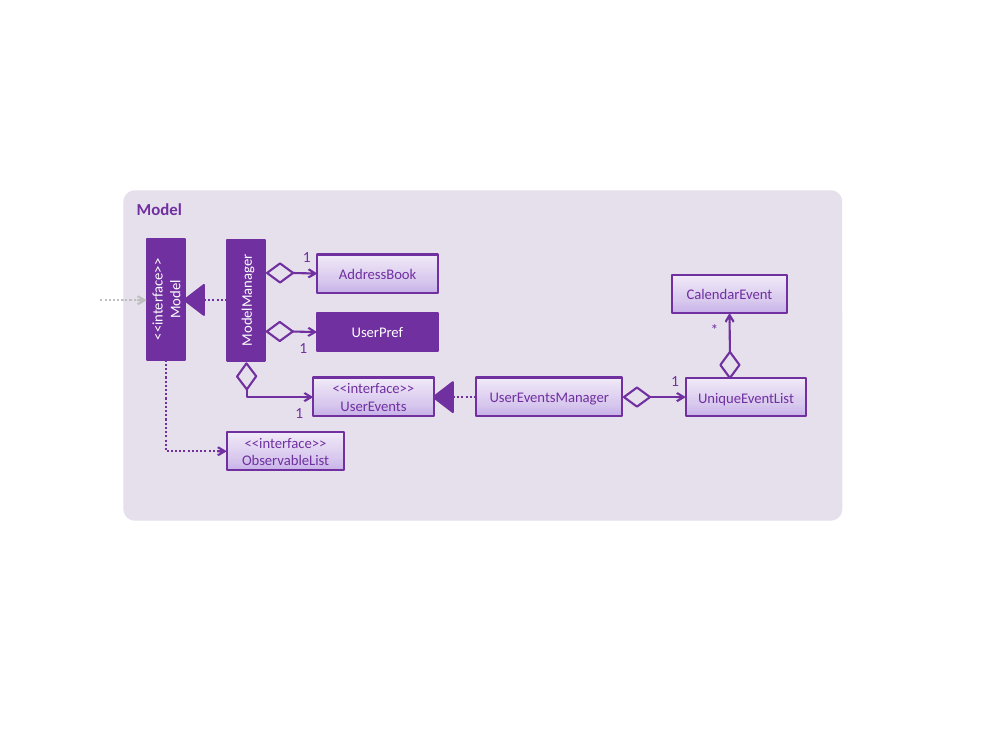
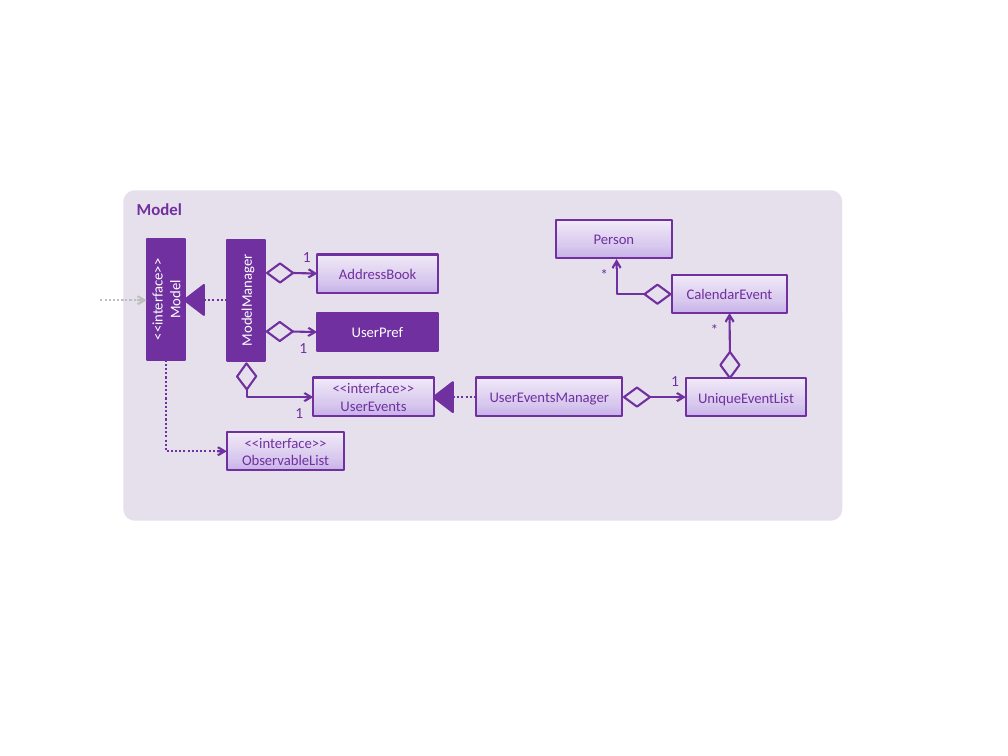
Before and after one commit to CS2103JAN2018-W13-B1/addressbook-level4, a slide deck: slide 1 of docs/diagrams/CalendarClassDiagram.pptx. Drawn at 1008x756 pixels with LibreOffice and Linux fonts; fonts in the diff are those of the drawing. Boxes give left, top, right and bottom in pixels: in the first picture for what was removed or moved away, otherwise in the second. Text is boxed around its words. In the diff, an @@ line names an element or a change of style, - is before the commit and + after.

```diff
--- a/docs/diagrams/CalendarClassDiagram.pptx
+++ b/docs/diagrams/CalendarClassDiagram.pptx
@@ rectangle added at (556, 220, 672, 258), fill gradient #C9B5E8 to #D8CBEE to #F0EAF9, outline #7030A0 1.5 pt, 10.5 pt, text #7030A0 @@
+Person
@@ text added at (594, 265, 615, 285), 11 pt, text #7030A0 @@
+*
@@ elbow arrow added from (646, 295) to (617, 259), #7030A0 1.5 pt @@
@@ diamond added at (644, 284, 670, 303), outline #7030A0 1.5 pt @@
```
Also in this commit, not shown: 4 other files.
